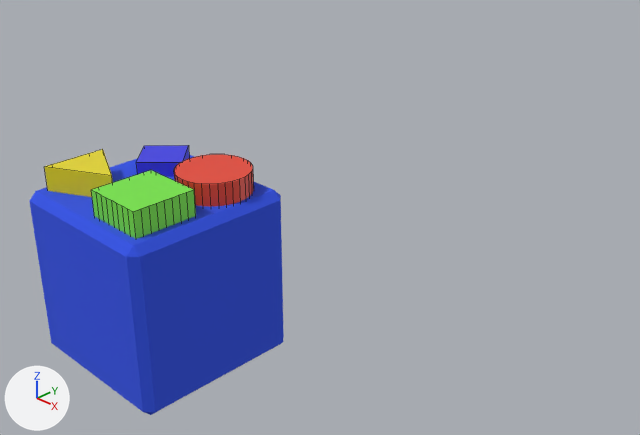
One commit to the Blender file beginner 3d project/props/Items/shape sorter/v1.blend: the scene before it, then after it.
One viewpoint serves both versions: a 50 mm camera at (1.521, -1.025, 0.999) aimed at (0.318, 0.196, 0.178). Every picture has the same lights, and +X, +Y and +Z are marked at lower left. Mesh edges are drawn as thin lines on the coarser meshes.
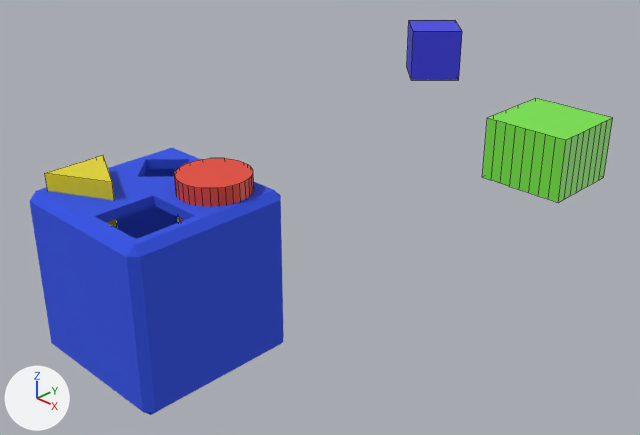
Pixel boxes (x1, y1, x2, y2) of what changed, in the pictures (640 x 435 px):
'Cube.003', moved: before (91, 170, 196, 239); after (482, 98, 613, 203)
'Cube.002', moved: before (136, 145, 189, 176); after (407, 20, 462, 80)
'Cube.004', moved: before (174, 154, 254, 207); after (174, 158, 254, 223)
'Cube.001', moved: before (44, 149, 113, 197); after (45, 155, 117, 228)

The change in detail:
me_cube_010 has 64 vertices, 34 faces and spans x 0.091..0.818, y -0.818..-0.091, z 0.881..1.585.
me_cube_010 is used by ob_cube_003; location (0.0, 0.0, 0.021); scale (0.205, 0.205, 0.154).
me_cube_010 part 1: the whole mesh is moved by (-0.455, 0.455, -1.233).
me_cube_012 has 20 vertices, 12 faces and spans x -0.818..-0.091, y -0.818..-0.091, z 0.881..1.585.
me_cube_012 is used by ob_cube_001; location (0.0, 0.0, 0.018); scale (0.205, 0.205, 0.154).
me_cube_012 part 2: the whole mesh is moved by (0.569, 0.455, -1.233).
me_cube_014 has 64 vertices, 34 faces and spans x 0.036..0.873, y 0.036..0.873, z 0.881..1.585.
me_cube_014 is used by ob_cube_004; location (0.0, 0.0, 0.012); scale (0.205, 0.205, 0.154).
me_cube_014 part 3: the whole mesh is moved by (-0.455, -0.455, -1.233).
Object 'Cube.003' (ob_cube_003) moves from (0.0, 0.0, 0.021) to (0.802, 0.255, 0.452).
Object 'Cube.001' (ob_cube_001) moves from (0.0, 0.0, 0.018) to (-0.118, -0.093, 0.193).
Object 'Cube.002' (ob_cube_002) moves from (0.0, 0.0, -0.004) to (0.426, 0.448, 0.29).
Object 'Cube.004' (ob_cube_004) moves from (0.0, 0.0, 0.012) to (0.093, 0.093, 0.193).
